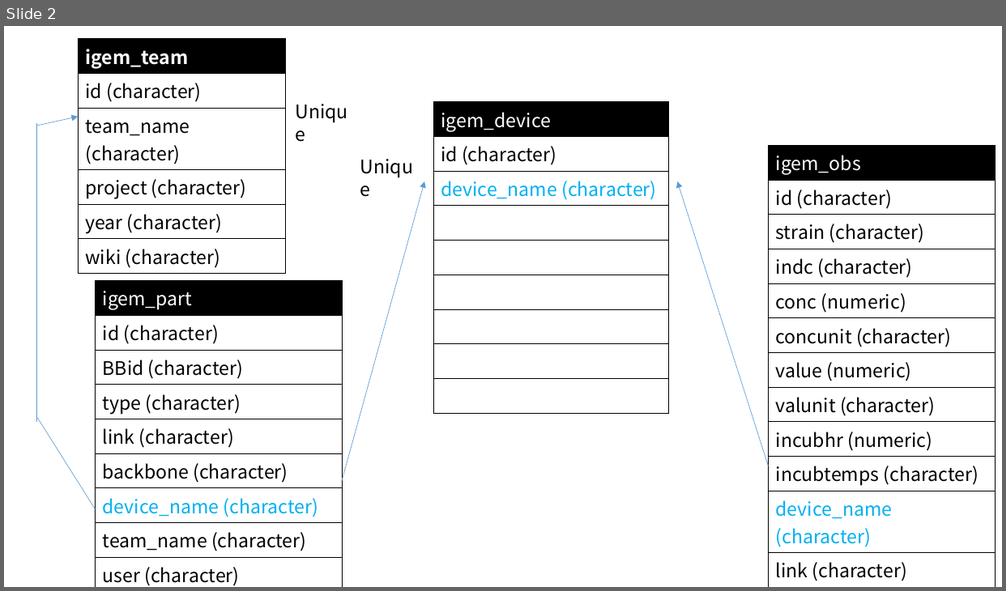
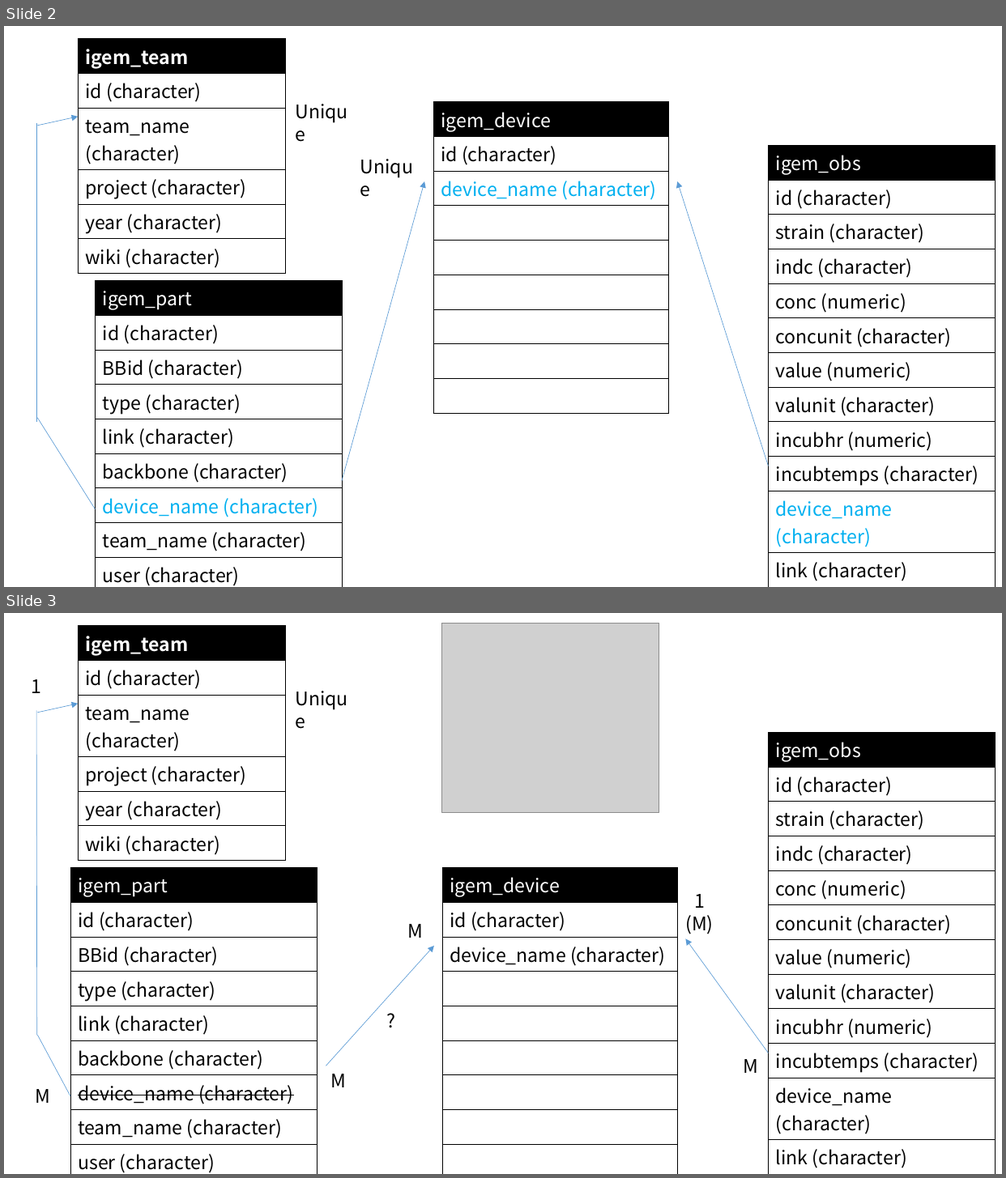
Before and after one commit to greendaygh/researchE2021, a slide deck: images/images.pptx. Shown one above the other, each under a label of ours: slide 2 before the commit, slides 2 and 3 after it. The pictures are 1006x591 and 1006x1178 pixels, drawn with LibreOffice and Linux fonts; fonts in the diff are those of the drawing; grey boxes stand for pictures. Boxes give left, top, right and bottom in pixels: in the first picture for what was removed or moved away, otherwise in the second. Text is boxed around its words. In the diff, an @@ line names an element or a change of style, - is before the commit and + after.

```diff
--- a/images/images.pptx
+++ b/images/images.pptx
@@ slide 3 added at [4, 613, 1002, 1174], background #FFFFFF @@
@@ table added at [78, 626, 286, 858], 6 rows, 1 columns @@
+igem_team
+id (character)
+team_name (character)
+project (character)
+year (character)
+wiki (character)
@@ picture added at [443, 623, 660, 812] @@
@@ text added at [31, 679, 41, 693], 18 pt, text #000000 @@
+1
@@ text added at [288, 683, 364, 713], 18 pt, text #000000 @@
+Unique
@@ arrow added from (38, 713) to (78, 704), #5B9BD5 0.5 pt @@
@@ line added from (37, 1035) to (36, 710), #5B9BD5 0.5 pt @@
@@ table added at [769, 732, 995, 1172], 12 rows, 1 columns @@
+igem_obs
+id (character)
+strain (character)
+indc (character)
+conc (numeric)
+concunit (character)
+value (numeric)
+valunit (character)
+incubhr (numeric)
+incubtemps (character)
+device_name (character)
+link (character)
@@ table added at [70, 867, 317, 1174], 9 rows, 1 columns @@
+igem_part
+id (character)
+BBid (character)
+type (character)
+link (character)
+backbone (character)
+device_name (character)
+team_name (character)
+user (character)
@@ table added at [443, 867, 678, 1141], 9 rows, 1 columns @@
+igem_device
+id (character)
+device_name (character)
+
+
+
+
+
+
@@ text added at [685, 894, 713, 935], 18 pt, text #000000 @@
+1
+(M)
@@ text added at [407, 924, 423, 938], 18 pt, text #000000 @@
+M
@@ arrow added from (326, 1066) to (434, 946), #5B9BD5 0.5 pt @@
@@ arrow added from (769, 1053) to (686, 939), #5B9BD5 0.5 pt @@
@@ text added at [374, 1006, 408, 1036], 18 pt, text #000000 @@
+?
@@ line added from (70, 1097) to (38, 1035), #5B9BD5 0.5 pt @@
@@ text added at [331, 1074, 347, 1088], 18 pt, text #000000 @@
+M
@@ text added at [743, 1059, 758, 1073], 18 pt, text #000000 @@
+M
@@ text added at [35, 1089, 50, 1103], 18 pt, text #000000 @@
+M
```
Also in this commit, not shown: 1 other slide added, 3 other files.
